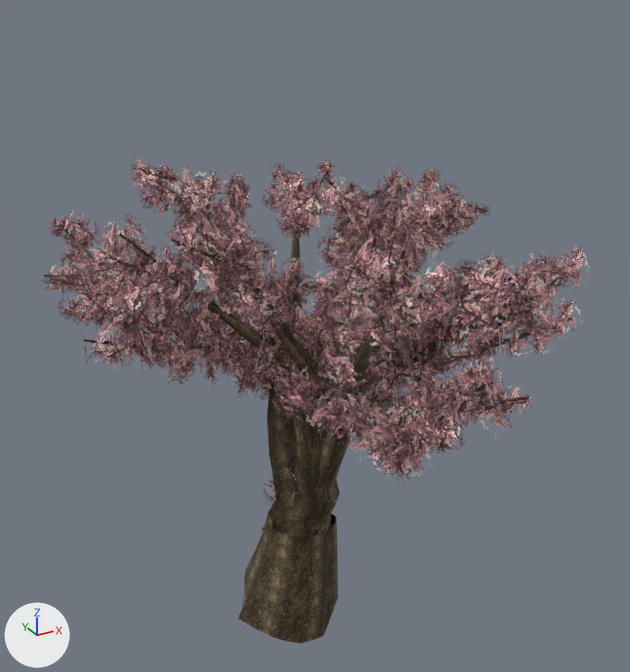
The glTF model assets/models/tree/blossom_2x_3.glb as it was, and as the next commit left it.
Rendered twice from a 50 mm lens placed at (-20.1, -39.2, 35.1), pointed at (1.5, 0.2, 15.4). Every picture has the same lights, and +X, +Y and +Z are marked at lower left. The older version comes first. Vertices at exactly the same position are counted once.

Names of what the first picture shows: 'blossom'.
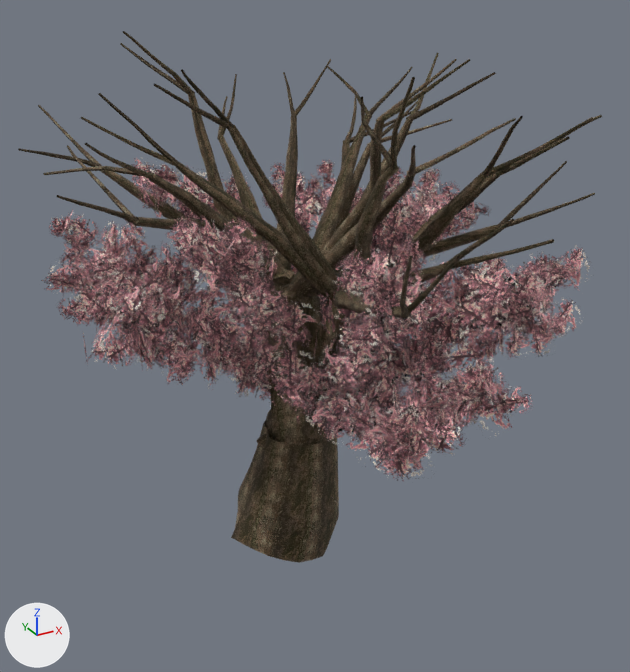
Where the newer file only moved an object's origin or applied its transform, the numbers keep the older frame.

Changed parts and their boxes [x1, y1, x2, y2] in the pictures (630 x 672 px; the box of a moved part takes in the faces that stretch with it):
'blossom', reshaped (10% taller)
    before: [41, 158, 594, 643]
    after: [18, 31, 602, 563]
part 1 of me_woodmesh, rebuilt (48% narrower, 42% taller)
    before: [192, 292, 324, 402]
    after: [257, 293, 325, 450]
part 2 of me_woodmesh, rebuilt
    before: [269, 425, 352, 536]
    after: [231, 420, 339, 563]
part 3 of me_woodmesh, deleted
    before: [44, 166, 576, 643]
part 4 of me_woodmesh, moved or reshaped
    before: [88, 165, 564, 540]
    after: [18, 31, 602, 481]

Patch to the scene script:
```diff
--- a/assets/models/tree/blossom_2x_3.glb.py
+++ b/assets/models/tree/blossom_2x_3.glb.py
@@ me_woodmesh @@
 # used by ob_blossom; location = (0.0, 0.0, 0.0)
-me_woodmesh.from_pydata(...)  # 11218 vertices, 12838 faces; spans x -12.3..13.6, y -16.3..16.1, z -3.8..25.0
+me_woodmesh.from_pydata(...)  # 10586 vertices, 12838 faces; spans x -12.3..13.6, y -16.3..16.1, z 2.3..31.5
+# me_woodmesh part 1: the loose piece of 143 vertices spanning x -5.3..3.2, y -2.3..1.7, z 10.8..18.9 is rebuilt with 92 vertices and now spans x -1.9..2.8, y -2.0..1.7, z 7.2..18.5
+# me_woodmesh part 2: the loose piece of 96 vertices spanning x -1.4..3.1, y -2.8..2.5, z 0.9..12.0 is rebuilt with 109 vertices and now spans x -4.0..2.8, y -3.2..3.2, z 2.3..10.0
+# me_woodmesh part 3: 33 loose pieces with 2670 vertices, spanning x -11.8..12.2, y -15.9..14.4, z -3.8..24.7, are deleted
+# me_woodmesh part 4: 7 vertices moved within x -0.7..7.3, y -10.3..7.3, z 10.7..21.8; 3590 vertices removed from x -10.4..11.2, y -13.3..15.7, z 1.0..24.1; 5666 vertices added at x -12.3..12.5, y -16.3..16.1, z 7.1..31.5
 me_woodmesh.materials.append(mat_bark)
```
